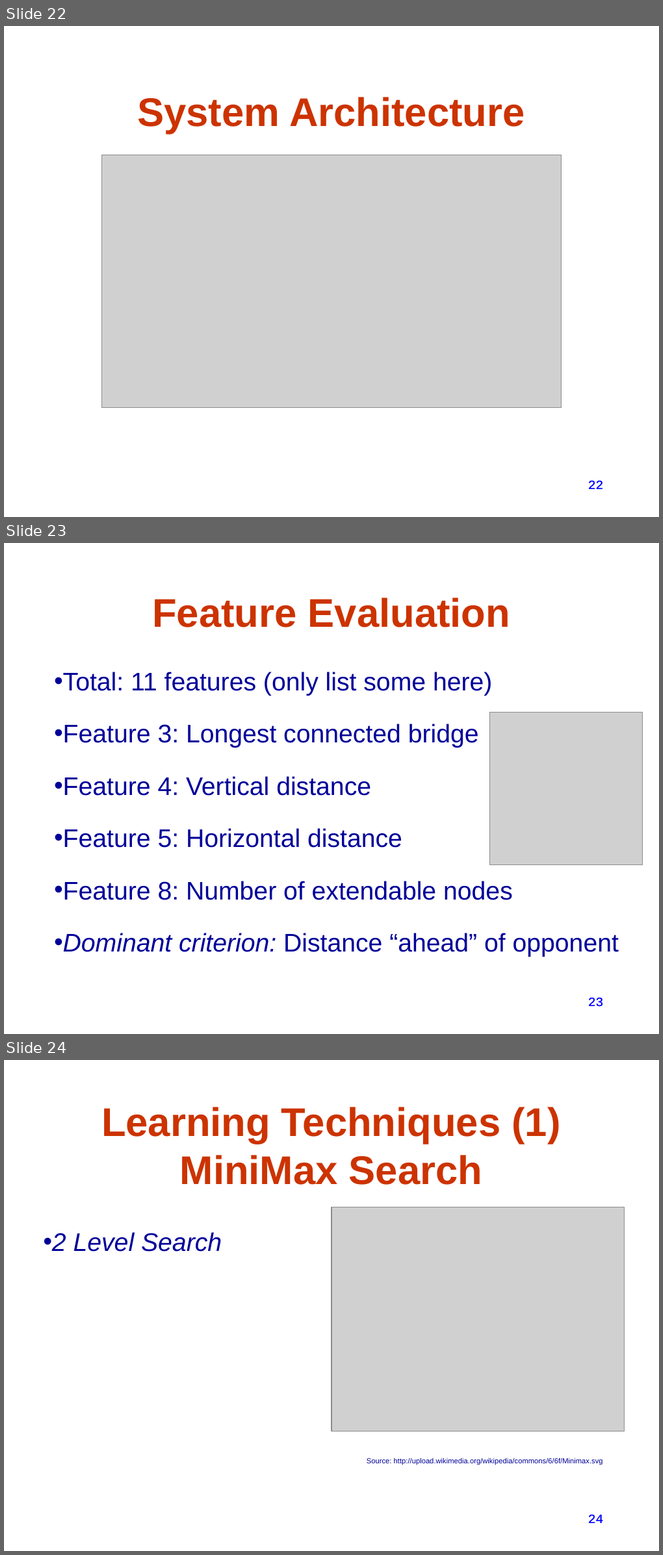
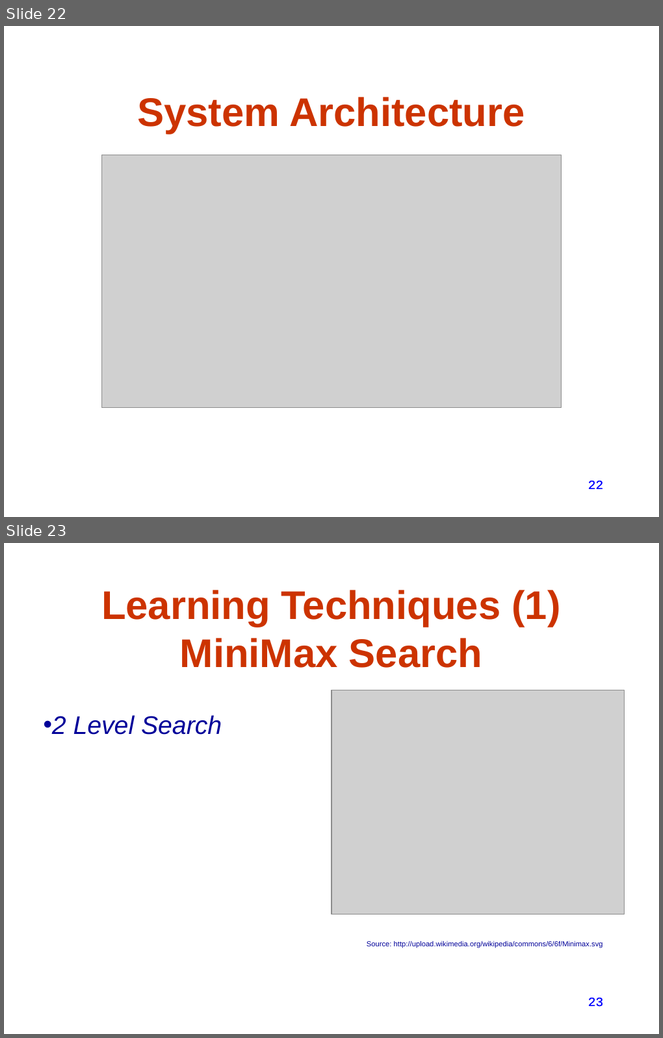
Before and after one commit to lasersox/twixt, a slide deck: docs/twixt_presentation.ppt. Shown one above the other, each under a label of ours: slides 22, 23 and 24 before the commit, slides 22 and 23 after it. The pictures are 663x1555 and 663x1038 pixels, drawn with LibreOffice and Linux fonts; fonts in the diff are those of the drawing; grey boxes stand for pictures. Boxes give left, top, right and bottom in pixels: in the first picture for what was removed or moved away, otherwise in the second. Text is boxed around its words. In the diff, an @@ line names an element or a change of style, - is before the commit and + after.

```diff
--- a/docs/twixt_presentation.ppt
+++ b/docs/twixt_presentation.ppt
@@ slide 23 removed at (4, 543, 659, 1034), background #FFFFFF @@
@@ title removed at (152, 598, 510, 627) @@
-Feature Evaluation
@@ text removed at (54, 672, 619, 957) @@
-• Total: 11 features (only list some here)
-• Feature 3: Longest connected bridge
-• Feature 4: Vertical distance
-• Feature 5: Horizontal distance
-• Feature 8: Number of extendable nodes
-• Dominant criterion: Distance “ahead” of opponent
@@ picture removed at (490, 712, 643, 865) @@
@@ page number removed at (474, 990, 610, 1023) @@
-23
@@ page number removed at (588, 998, 604, 1007) @@
-23
@@ what was slide 24 is now slide 23 @@
@@ page number at (474, 990, 610, 1023): text changed @@
-24
+23
@@ page number at (588, 998, 604, 1007): text changed @@
-24
+23
```
Also in this commit, not shown: 10 slides changed, 1 other file.
